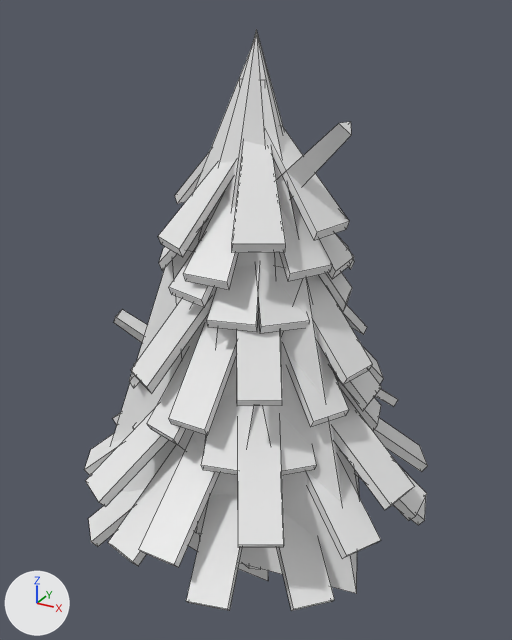
A saved change to the FBX model Assets/Meshes/Import/trees.fbx.
Rendered twice from a 50 mm lens placed at (3.2, -5.83, 5.66), pointed at (-0.05, 0.08, 2.71). Every picture has the same lights, and +X, +Y and +Z are marked at lower left. Mesh edges are drawn as thin lines.

Objects in the first picture: 'dead_tree_LOD', 'spruce_tree', 'spurce_tree_LOD'.
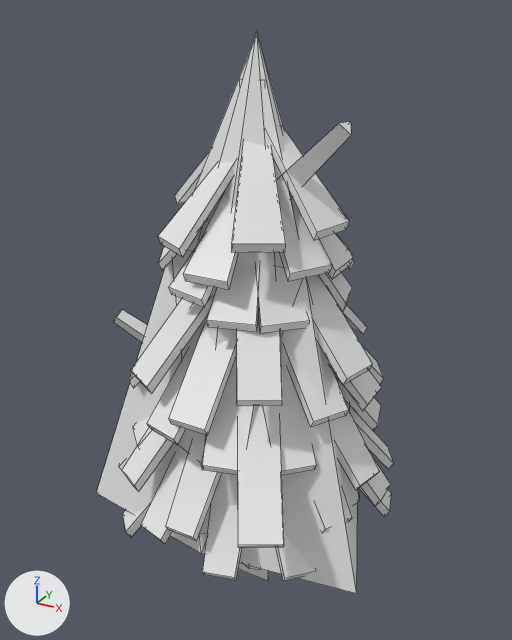
Diff of the bpy script that builds the scene:
```diff
--- a/Assets/Meshes/Import/trees.fbx.py
+++ b/Assets/Meshes/Import/trees.fbx.py
@@ me_cylinder_002 @@
 # used by ob_spruce_tree; location = (0.0, 0.0, 0.0)
-me_cylinder_002.from_pydata(...)  # 617 vertices, 464 faces; spans x -1.87..1.87, y -1.87..1.87, z -0.38..5.5
+me_cylinder_002.from_pydata(...)  # 617 vertices, 464 faces; spans x -1.52..1.5, y -1.72..1.52, z -0.38..5.5
+# me_cylinder_002 part 1: 92 of the vertices in x -1.87..1.87, y -1.87..1.87, z 0.42..1.55 are scaled about their middle by (0.804, 0.804, 1), then moved by (-0.01, 0.01, 0.0)
 me_cylinder_002.materials.append(mat_material_002)
```

Where the change shows, as pixel boxes (x1, y1, x2, y2) in the pictures (512 x 640 px; the box of a moved part takes in the faces that stretch with it):
'spruce_tree', reshaped (20% narrower): before (84, 29, 428, 611); after (119, 29, 393, 581)
part 1 of me_cylinder_002, moved or reshaped: before (84, 388, 428, 611); after (119, 404, 393, 581)
